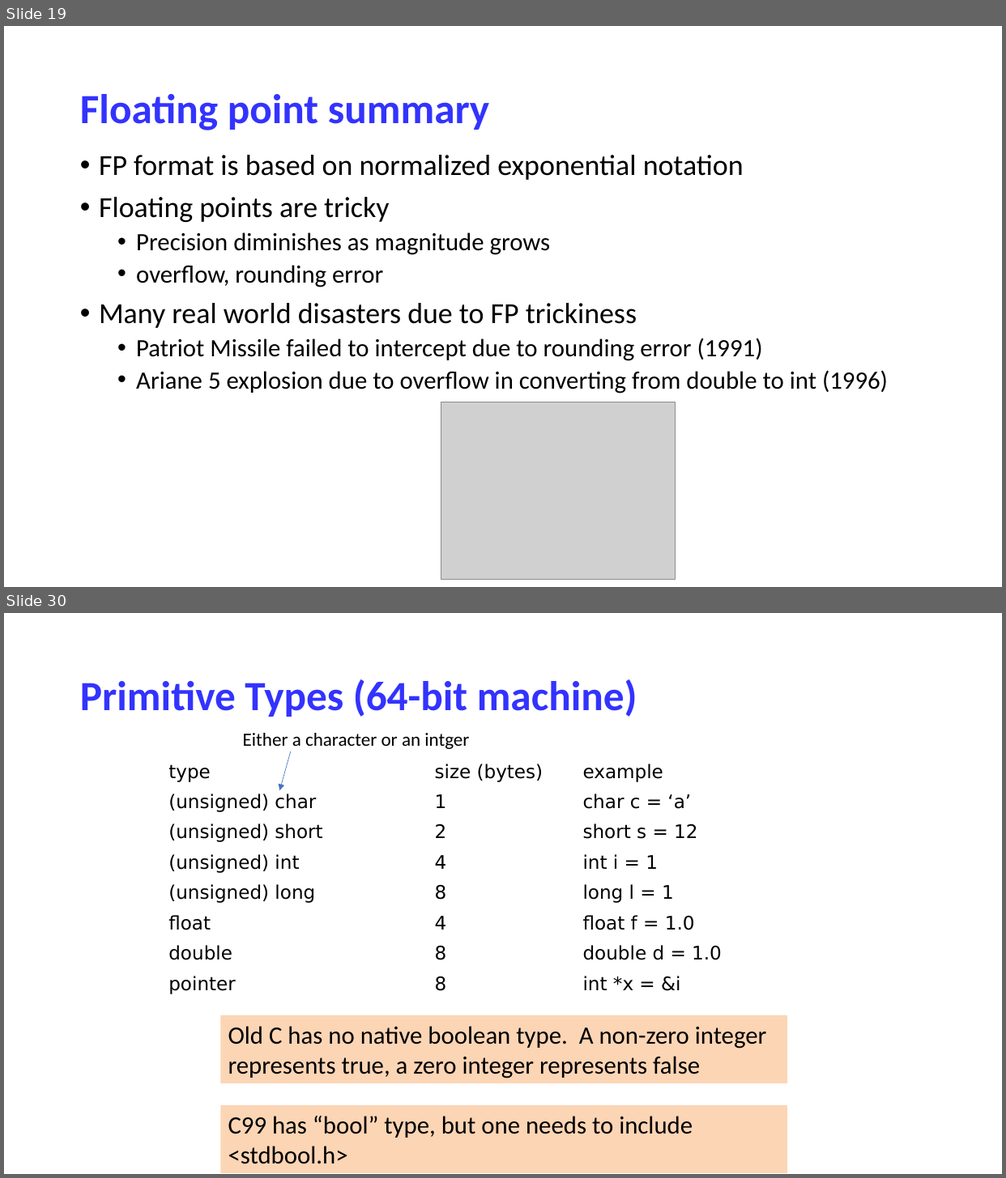
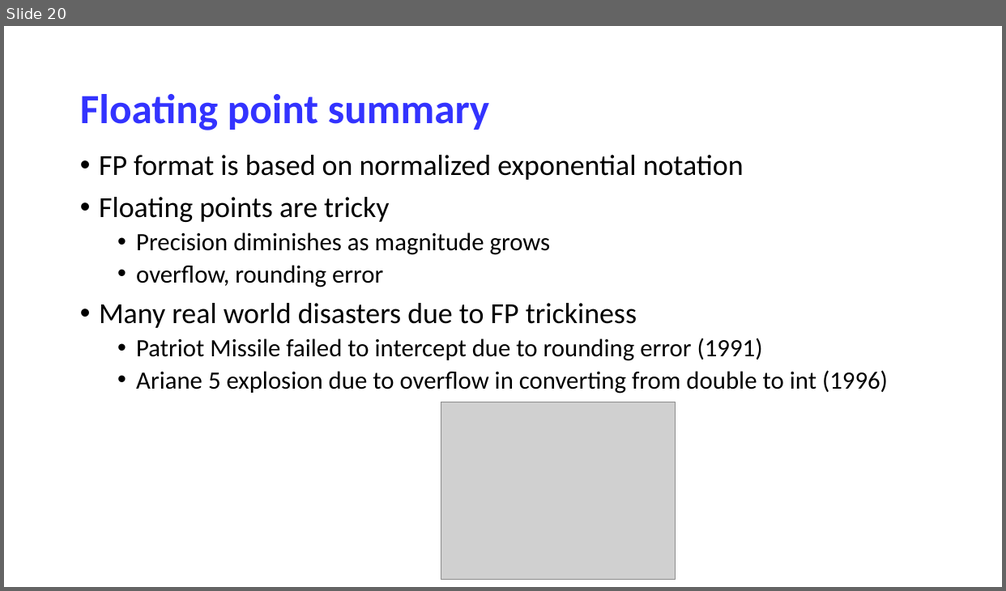
Before and after one commit to NYU-CSO/nyu-cso.github.io, a slide deck: notes/03-floats-cont.pptx. Shown one above the other, each under a label of ours: slides 19 and 30 before the commit, slide 20 after it; the slides between them are not shown. The pictures are 1006x1178 and 1006x591 pixels, drawn with LibreOffice and Linux fonts; fonts in the diff are those of the drawing; grey boxes stand for pictures. Boxes give left, top, right and bottom in pixels: in the first picture for what was removed or moved away, otherwise in the second. Text is boxed around its words. In the diff, an @@ line names an element or a change of style, - is before the commit and + after.

```diff
--- a/notes/03-floats-cont.pptx
+++ b/notes/03-floats-cont.pptx
@@ slide 30 removed at (x1=4, y1=613, x2=1002, y2=1174), background #FFFFFF @@
@@ title removed at (x1=80, y1=679, x2=637, y2=717) @@
-Primitive Types (64-bit machine)
@@ text removed at (x1=243, y1=733, x2=469, y2=749) @@
-Either a character or an intger
@@ table removed at (x1=161, y1=757, x2=839, y2=1000), 8 rows, 3 columns @@
-type | size (bytes) | example
-(unsigned) char | 1 | char c = ‘a’
-(unsigned) short | 2 | short s = 12
-(unsigned) int | 4 | int i = 1
-(unsigned) long | 8 | long l = 1
-float | 4 | float f = 1.0
-double | 8 | double d = 1.0
-pointer | 8 | int *x = &i
@@ arrow removed from (291, 752) to (279, 790) @@
@@ rectangle removed at (x1=220, y1=1016, x2=787, y2=1084) @@
-Old C has no native boolean type. A non-zero integer represents true, a zero integer represents false
@@ rectangle removed at (x1=220, y1=1105, x2=787, y2=1174) @@
-C99 has “bool” type, but one needs to include <stdbool.h>
@@ what was slide 19 is now slide 20 @@
```
Also in this commit, not shown: 4 slides changed, 1 slide added, 29 other slides removed, 1 other file.
